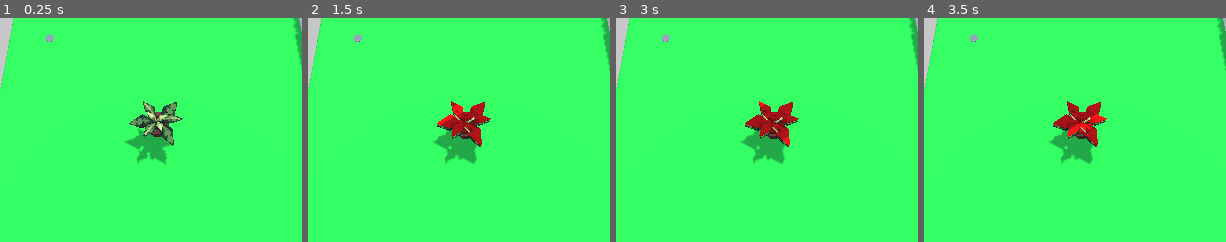
Above: before the commit, frames 1-4 (left to right).
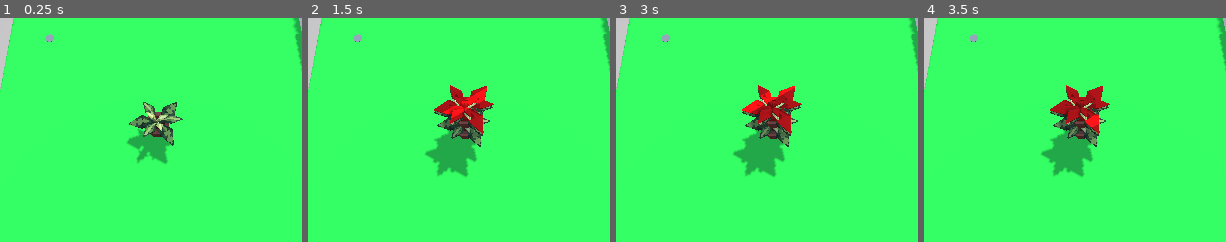
Above: after the commit, the same moments.

Repository: ronincampbell/GDS2Project
Game: Godot game, scene res://maps/test_place_objects.tscn
Two runs of this game, one before a commit and one after it. Both use one fixed random seed, a clock stepped at 60 frames per second and the inputs below. This scene is started directly instead of the project's main scene. The engine's default icon, where the game draws it, is replaced by a stand-in: a white triangle on a blue panel in a dark square.
Inputs:
- Up to frame 1 (0.25 s): no input
- Up to frame 2 (1.5 s): tap Enter (ui_accept) at 0.5, 0.77 s; hold D (PlayerRight) 0.53-1.28 s; hold E (PlayerInteract) 0.53-1.28 s; hold S (PlayerDown) from 1.28 s (still down); tap E (PlayerInteract) at 1.35 s
- Up to frame 3 (3 s): tap Enter (ui_accept) at 1.52, 2 s; release S (PlayerDown) at 2.03 s; hold D (PlayerRight) 2.03-2.78 s; hold E (PlayerInteract) 2.03-2.78 s; hold W (PlayerUp) from 2.78 s (still down); tap E (PlayerInteract) at 2.85 s
- Up to frame 4 (3.5 s): keep holding W (PlayerUp); tap Enter (ui_accept) at 3.02 s
The pictures show only the part of the screen within x 24-74%, y 19-69%; the shares and areas given below are measured in that part.

The runs differ from the first frame. In frame 1, 0.3% of the frame differs, in the area x 41-61%, y 37-65%; in frame 2, 3.7%, in the area x 38-62%, y 29-71%; in frame 3, 3.7%; in frame 4, 3.7%.

Commit message:
Objects don't vibrate and player won't get stuck in obstacles
As a player, I want to be able to place props before the game begins so that I can design the course how I want it

Diff:
--- a/maps/test_map.tscn
+++ b/maps/test_map.tscn
@@ -1,10 +1,9 @@
-[gd_scene load_steps=13 format=3 uid="uid://kf5auj8ixedm"]
+[gd_scene load_steps=12 format=3 uid="uid://kf5auj8ixedm"]
 
 [ext_resource type="Script" uid="uid://ctif1aiftooxf" path="res://scripts/game_manager.gd" id="1_cabd0"]
 [ext_resource type="PackedScene" path="res://CoreObjects/barrier.tscn" id="2_svl6s"]
 [ext_resource type="Texture2D" uid="uid://dm80g02b4g7ln" path="res://models/Maps/Ground_Grass Base Color.png" id="3_k1jtb"]
 [ext_resource type="ArrayMesh" uid="uid://1y361rlbimr" path="res://models/Maps/Map1.obj" id="5_k1jtb"]
-[ext_resource type="PackedScene" path="res://CoreObjects/gnome.tscn" id="7_svl6s"]
 
 [sub_resource type="ProceduralSkyMaterial" id="ProceduralSkyMaterial_pwco0"]
 sky_horizon_color = Color(0.662243, 0.671743, 0.686743, 1)
@@ -69,9 +68,6 @@
 [node name="Camera3D" type="Camera3D" parent="."]
 transform = Transform3D(1, -2.82576e-05, 2.19154e-05, 0, 0.612846, 0.790202, -3.576e-05, -0.790202, 0.612846, -0.0365372, 10.1156, 10.8182)
 
-[node name="Gnome" parent="." instance=ExtResource("7_svl6s")]
-transform = Transform3D(1, 0, 0, 0, 1, 0, 0, 0, 1, 0, 1.32726, 0)
-
 [node name="GolfHole" type="MeshInstance3D" parent="."]
 transform = Transform3D(1, 0, 0, 0, 1, 0, 0, 0, 1, -3.63002, 0.0545097, -3.51914)
 mesh = SubResource("CylinderMesh_6slyc")
--- a/maps/test_place_objects.tscn
+++ b/maps/test_place_objects.tscn
@@ -106,6 +106,7 @@
 
 [node name="Camera3D" type="Camera3D" parent="."]
 transform = Transform3D(0.999962, 0.00822742, -0.00279283, 0, 0.321439, 0.94693, 0.00868852, -0.946894, 0.321427, -0.0595335, 8.65543, 3.52912)
+current = true
 
 [node name="GolfHole" type="MeshInstance3D" parent="."]
 transform = Transform3D(1, 0, 0, 0, 1, 0, 0, 0, 1, -3.63002, 0.473131, -3.51914)
--- a/scripts/Props/prop_preview.gd
+++ b/scripts/Props/prop_preview.gd
@@ -34,7 +34,7 @@
 				var origin = ray.global_position
 				var collision_point = ray.get_collision_point()
 
-				if origin.distance_to(collision_point) < 0.16:
+				if origin.distance_to(collision_point) < 0.1:
 					position += Vector3(0, 1, 0)*delta*speed
 
 		if !touching_ground:
--- a/scripts/game_manager.gd
+++ b/scripts/game_manager.gd
@@ -13,6 +13,7 @@
 const prop_preview: PackedScene = preload("res://Props/Previews/prop_plant_preview.tscn")
 const golf_ball: PackedScene = preload("res://CoreObjects/golf_ball.tscn")
 const golf_club: PackedScene = preload("res://CoreObjects/golf_club.tscn")
+const gnome: PackedScene = preload("res://CoreObjects/gnome.tscn")
 
 func _physics_process(delta: float) -> void:
 	if mode == "obstacle placing":
@@ -22,9 +23,10 @@
 			mode = "playing"
 			_place_object(golf_ball, Vector3(2.4, 0.7, -2.3))
 			_place_object(golf_club, Vector3(-0.6, 0.6, 0.4))
+			_place_object(gnome, Vector3(0, 1.4, 0))
 
 		if !player1_obstacle_in_scene:
-			_place_object(prop_preview, Vector3(0, 1.2, 0))
+			_place_object(prop_preview, Vector3(0, 1.6, 0))
 			player1_obstacle_in_scene = true
 
 func _on_golf_hole_entered(body: Node3D) -> void:
Not shown: 1 places in CoreObjects/gnome.tscn that only renumber resources
